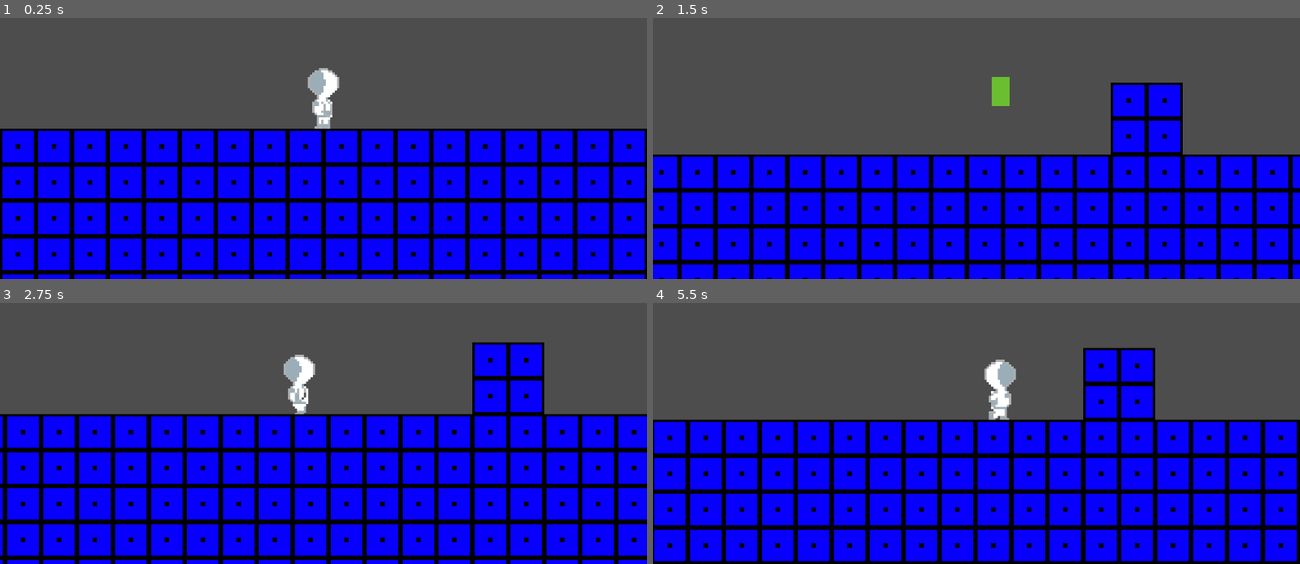
Above: before the commit, frames 1-4 (two rows, left to right).
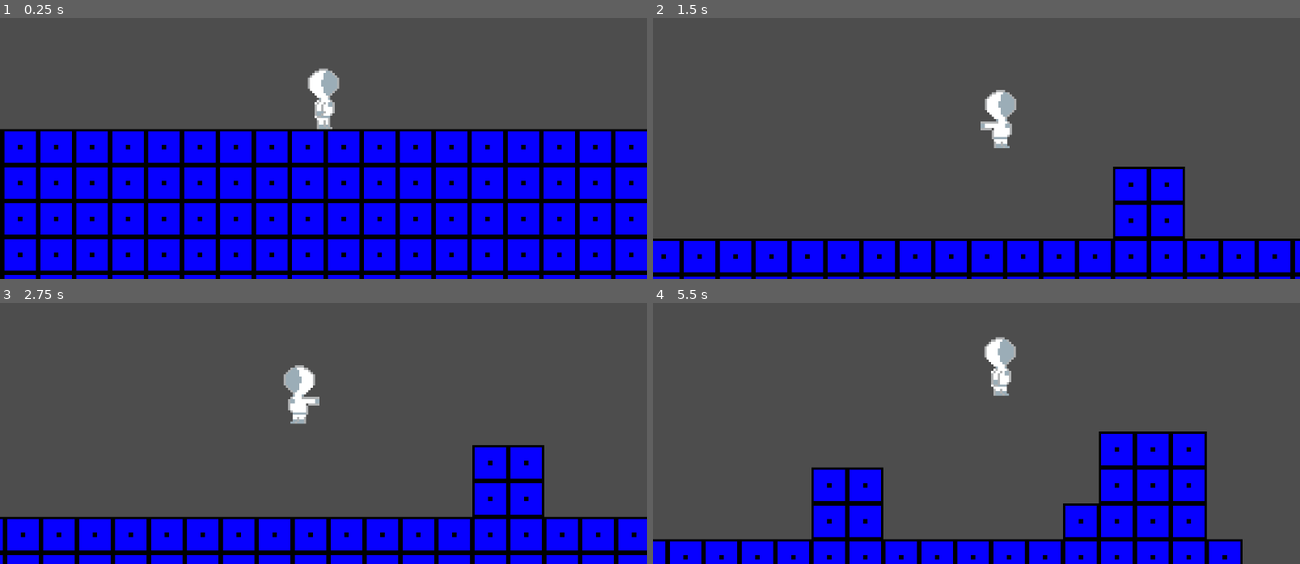
Above: after the commit, the same moments.

Repository: Tejas-Panchal/project_01
Game: Godot game, scene res://scenes/world.tscn
Same seed, same stepped clock (60 frames per second), same inputs: the game is played once before the commit and once after it. The project has no main scene, so this scene is started directly.
Inputs:
- Up to frame 1 (0.25 s): no input
- Up to frame 2 (1.5 s): hold D (right) from 0.53 s (still down); tap Space (jump) at 0.6, 0.77, 1.07, 1.35 s
- Up to frame 3 (2.75 s): tap Space (jump) at 1.52, 1.82, 2.1 s; release D (right) at 2.03 s; hold A (left) from 2.03 s (still down)
- Up to frame 4 (5.5 s): release A (left) at 2.78 s; hold D (right) 2.78-4.28 s; tap Space (jump) at 2.85, 3.02, 3.32, 3.6, 3.77, 4.07, 4.35, 4.52, 4.82, 5.1 s; hold A (left) 4.28-5.03 s; hold D (right) from 5.03 s (still down)

The runs differ from the first frame. In frame 1, 13% of the frame differs, in the area x 0-100%, y 19-100%; in frame 2, 41%; in frame 3, 47%; in frame 4, 49%, in the area x 0-100%, y 13-100%.

Commit message:
player_jump_fall

Diff:
--- a/scenes/player.tscn
+++ b/scenes/player.tscn
@@ -1,6 +1,6 @@
-[gd_scene load_steps=18 format=3 uid="uid://c7iesmctuqlt0"]
+[gd_scene load_steps=20 format=3 uid="uid://c7iesmctuqlt0"]
 
-[ext_resource type="Texture2D" uid="uid://s0pg2am22hov" path="res://assets/player.png" id="1_wkdwo"]
+[ext_resource type="Texture2D" uid="uid://b67mu3nsetdn7" path="res://assets/fall/fall.png" id="2_fq3g5"]
 [ext_resource type="Texture2D" uid="uid://debcuk1uuxirw" path="res://assets/idle/idle1.png" id="2_mlquy"]
 [ext_resource type="Script" path="res://scripts/player.gd" id="2_w5tft"]
 [ext_resource type="Texture2D" uid="uid://b4yjdawf6nwpw" path="res://assets/idle/idle2.png" id="3_j1k1i"]
@@ -9,7 +9,9 @@
 [ext_resource type="Texture2D" uid="uid://b1ynlb52g37r7" path="res://assets/idle/idle5.png" id="6_2w1wk"]
 [ext_resource type="Texture2D" uid="uid://w1bnauc0mlxk" path="res://assets/idle/idle6.png" id="7_7cofd"]
 [ext_resource type="Texture2D" uid="uid://dc062jjr3gamx" path="res://assets/idle/idle7.png" id="8_soj7a"]
+[ext_resource type="Texture2D" uid="uid://6bo58b6i0ldw" path="res://assets/jump/jump1.png" id="9_yu8eu"]
 [ext_resource type="Texture2D" uid="uid://2p7amrs6cl8x" path="res://assets/run/run1.png" id="10_4xjg8"]
+[ext_resource type="Texture2D" uid="uid://b6t214bupxpgj" path="res://assets/jump/jump2.png" id="10_frow7"]
 [ext_resource type="Texture2D" uid="uid://covfutnhhtjo6" path="res://assets/run/run2.png" id="11_75t54"]
 [ext_resource type="Texture2D" uid="uid://c78bejdae5rev" path="res://assets/run/run3.png" id="12_q02ft"]
 [ext_resource type="Texture2D" uid="uid://d2uqslr6sph4k" path="res://assets/run/run4.png" id="13_dx683"]
@@ -18,6 +20,14 @@
 
 [sub_resource type="SpriteFrames" id="SpriteFrames_51xth"]
 animations = [{
+"frames": [{
+"duration": 1.0,
+"texture": ExtResource("2_fq3g5")
+}],
+"loop": false,
+"name": &"fall",
+"speed": 5.0
+}, {
 "frames": [{
 "duration": 1.0,
 "texture": ExtResource("2_mlquy")
@@ -42,15 +52,18 @@
 }],
 "loop": true,
 "name": &"idle",
-"speed": 5.0
+"speed": 6.0
 }, {
 "frames": [{
 "duration": 1.0,
-"texture": ExtResource("1_wkdwo")
+"texture": ExtResource("9_yu8eu")
+}, {
+"duration": 1.0,
+"texture": ExtResource("10_frow7")
 }],
-"loop": true,
+"loop": false,
 "name": &"jump",
-"speed": 5.0
+"speed": 9.0
 }, {
 "frames": [{
 "duration": 1.0,
@@ -73,7 +86,7 @@
 }],
 "loop": true,
 "name": &"run",
-"speed": 5.0
+"speed": 6.0
 }]
 
 [sub_resource type="CapsuleShape2D" id="CapsuleShape2D_tsgwg"]
@@ -85,7 +98,7 @@
 
 [node name="Body" type="AnimatedSprite2D" parent="."]
 sprite_frames = SubResource("SpriteFrames_51xth")
-animation = &"run"
+animation = &"jump"
 autoplay = "idle"
 
 [node name="CollisionShape2D" type="CollisionShape2D" parent="."]
--- a/scenes/world.tscn
+++ b/scenes/world.tscn
@@ -32,8 +32,10 @@
 position = Vector2(0, -14)
 
 [node name="World TileMap" type="TileMap" parent="."]
+position = Vector2(1, 1)
 tile_set = SubResource("TileSet_whgto")
 format = 2
+layer_0/tile_data = PackedInt32Array(-65520, 0, 0)
 
 [node name="Layer1" type="TileMapLayer" parent="World TileMap"]
 use_parent_material = true
--- a/scripts/player.gd
+++ b/scripts/player.gd
@@ -1,7 +1,7 @@
 extends CharacterBody2D
 
 var speed = 100
-var gravity = 1000
+var gravity = 500
 var jump_velocity = -260
 var jump_count = 0
 var max_jump = 2
@@ -30,10 +30,15 @@
 	if Input.is_action_just_pressed("jump"):
 		if is_on_floor():
 			velocity.y = jump_velocity
+			body.play("jump")
 			jump_count = 1
 		elif jump_count < max_jump:
 			velocity.y = jump_velocity + 50
+			body.play("jump")
 			jump_count += 1
+
+	if velocity.y > 0:
+		body.play("fall")
 
 	if Input.is_action_just_released("jump"):
 		if jump_count < max_jump:
@@ -49,17 +54,17 @@
 		velocity.x = move_toward(velocity.x, 0, speed)
 
 	# facing direction
-	if direction > 0:
+
+	if direction == -1:
+		body.flip_h = true
+	elif direction == 1:
 		body.flip_h = false
-	else:
-		body.flip_h = true
 
 	# play animation
 	if is_on_floor():
 		if direction == 0:
 			body.play("idle")
-		else:
+		elif velocity.y == 0:
 			body.play("run")
-	else:
-		body.play("jump")
+
 	move_and_slide()
Binary file added: assets/fall/fall.png
Not shown, added: assets/fall/fall.png.import
Binary file added: assets/jump/jump1.png
Not shown, added: assets/jump/jump1.png.import
Binary file added: assets/jump/jump2.png
Not shown, added: assets/jump/jump2.png.import
